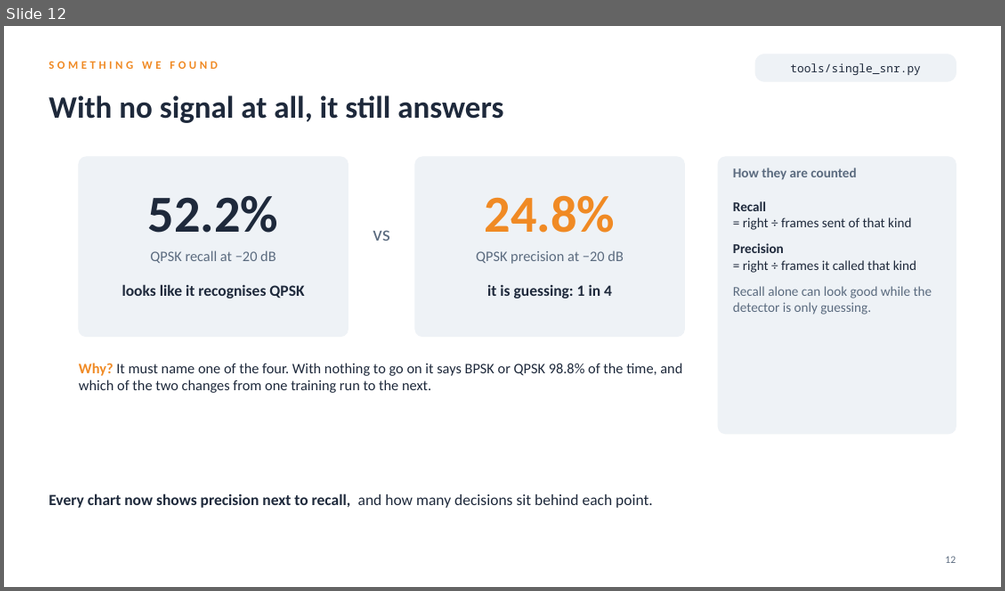
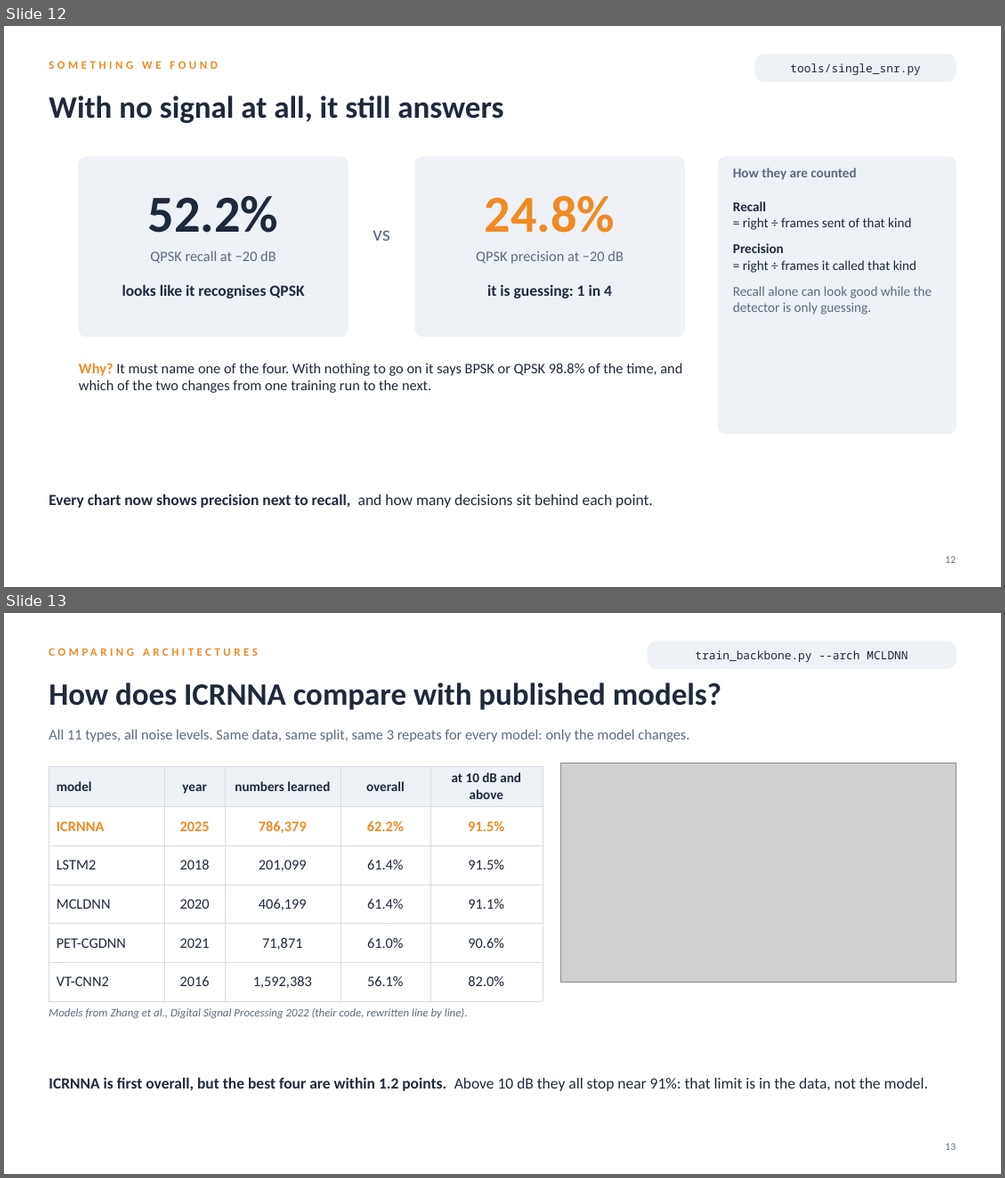
Before and after one commit to YusufBilo78/amc, a slide deck: deck/moshe_2016_simple.pptx. Shown one above the other, each under a label of ours: slide 12 before the commit, slides 12 and 13 after it. The pictures are 1005x591 and 1005x1178 pixels, drawn with LibreOffice and Linux fonts; fonts in the diff are those of the drawing; grey boxes stand for pictures. Boxes give left, top, right and bottom in pixels: in the first picture for what was removed or moved away, otherwise in the second. Text is boxed around its words. In the diff, an @@ line names an element or a change of style, - is before the commit and + after.

```diff
--- a/deck/moshe_2016_simple.pptx
+++ b/deck/moshe_2016_simple.pptx
@@ slide 13 added at box(4, 613, 1001, 1174), background #FFFFFF @@
@@ text added at box(48, 644, 647, 666), 11 pt, text #F08A24, bold @@
+COMPARING ARCHITECTURES
@@ rounded rectangle added at box(647, 641, 956, 668), fill #EEF2F6, outline #EEF2F6 1 pt @@
@@ text added at box(695, 650, 907, 662), 11 pt, text #1E293B @@
+train_backbone.py --arch MCLDNN
@@ text added at box(48, 682, 721, 710), 30 pt, text #1E293B, bold @@
+How does ICRNNA compare with published models?
@@ text added at box(48, 729, 689, 742), 14 pt, text #5B6B7F @@
+All 11 types, all noise levels. Same data, same split, same 3 repeats for every model: only the model changes.
@@ table added at box(48, 766, 542, 991), 6 rows, 5 columns @@
+model | year | numbers learned | overall | at 10 dB and above
+ICRNNA | 2025 | 786,379 | 62.2% | 91.5%
+LSTM2 | 2018 | 201,099 | 61.4% | 91.5%
+MCLDNN | 2020 | 406,199 | 61.4% | 91.1%
+PET-CGDNN | 2021 | 71,871 | 61.0% | 90.6%
+VT-CNN2 | 2016 | 1,592,383 | 56.1% | 82.0%
@@ picture added at box(561, 763, 956, 981) @@
@@ text added at box(48, 1008, 468, 1018), 11 pt, text #5B6B7F, italic @@
+Models from Zhang et al., Digital Signal Processing 2022 (their code, rewritten line by line).
@@ text added at box(48, 1077, 928, 1091), 15 pt, text #1E293B @@
+ICRNNA is first overall, but the best four are within 1.2 points. Above 10 dB they all stop near 91%: that limit is in the data, not the model.
@@ text added at box(945, 1143, 955, 1150), 10 pt, text #5B6B7F @@
+13
```
Also in this commit, not shown: 1 slide changed, 13 other files.
